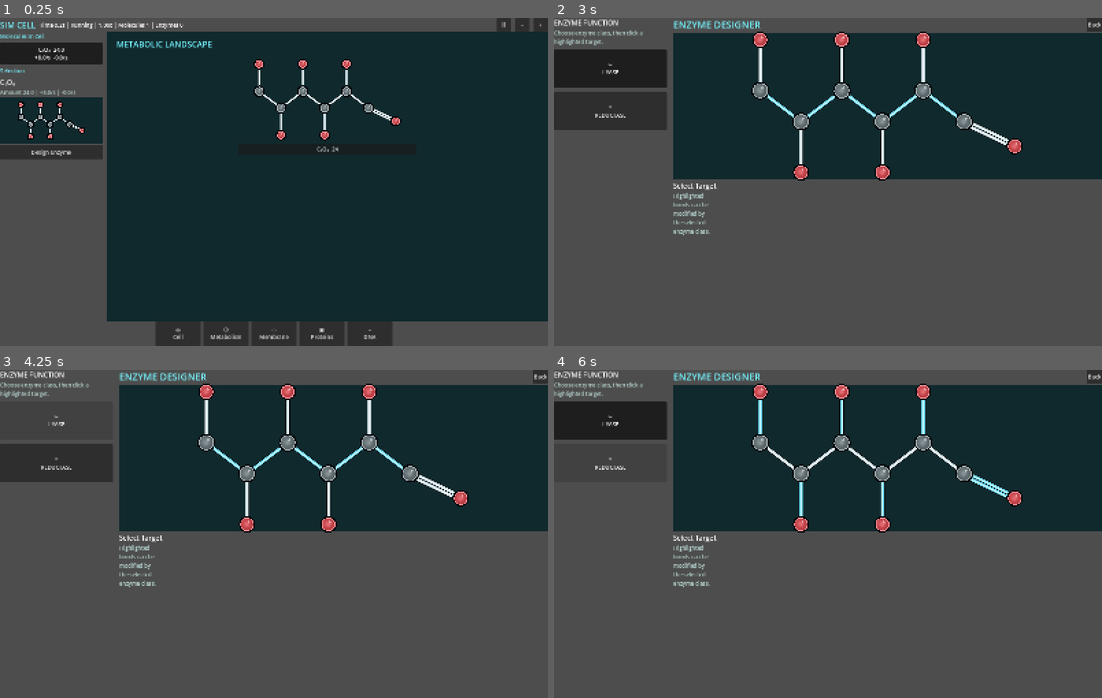
Above: before the commit, frames 1-4 (two rows, left to right).
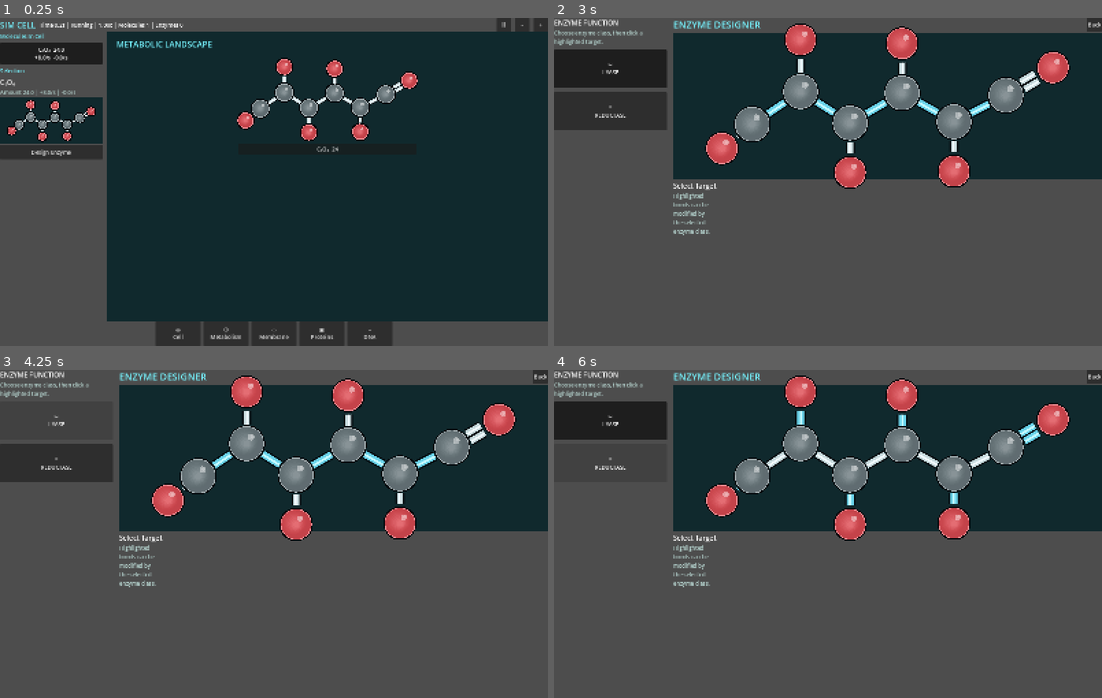
Above: after the commit, the same moments.

Repository: EliasEnglund/SimCell
Game: Godot game, scene res://scenes/main.tscn
The game is run twice, just before and just after one commit, with the same random seed, the same clock (stepped at 60 frames per second) and the same inputs.
Inputs:
- Up to frame 1 (0.25 s): no input
- Up to frame 2 (3 s): click "Ⅱ" at 0.5 s; click "-" at 1.25 s; click "+" at 2 s; click "C₆O₆ 28.0 +8.0/s -0.0/s" at 2.75 s
- Up to frame 3 (4.25 s): click "✂ LYASE" at 3.5 s
- Up to frame 4 (6 s): click "= REDUCTASE" at 4.25 s; click "✂ LYASE" at 5 s; click "= REDUCTASE" at 5.75 s

The runs differ from the first frame. In frame 1, 3.8% of the frame differs, in the area x 1-77%, y 12-38%; in frame 2, 9.5%; in frame 3, 9.5%; in frame 4, 9.6%, in the area x 27-95%, y 1-53%.

Commit message:
Tune molecule proportions to reference style

Diff:
--- a/scripts/core/molecule_graph.gd
+++ b/scripts/core/molecule_graph.gd
@@ -7,19 +7,30 @@
 static func initial_glucose_like() -> Dictionary:
 	var atoms: Array[Dictionary] = []
 	var bonds: Array[Dictionary] = []
+	var carbon_positions := [
+		Vector2(-230.0, 28.0),
+		Vector2(-150.0, -26.0),
+		Vector2(-68.0, 26.0),
+		Vector2(18.0, -24.0),
+		Vector2(104.0, 24.0),
+		Vector2(190.0, -20.0)
+	]
+	var oxygen_offsets := [
+		Vector2(-50.0, 40.0),
+		Vector2(0.0, -86.0),
+		Vector2(0.0, 82.0),
+		Vector2(0.0, -82.0),
+		Vector2(0.0, 82.0),
+		Vector2(78.0, -46.0)
+	]
 	for i in 6:
-		var x := (i - 2.5) * 152.0
-		var y := -58.0 if i % 2 == 0 else 58.0
 		atoms.append({
 			"element": CARBON,
-			"pos": Vector2(x, y)
-		})
-		var oxygen_pos := Vector2(x, y - 190.0) if i % 2 == 0 else Vector2(x, y + 190.0)
-		if i == 5:
-			oxygen_pos = Vector2(x + 190.0, y + 92.0)
+			"pos": carbon_positions[i]
+		})
 		atoms.append({
 			"element": OXYGEN,
-			"pos": oxygen_pos
+			"pos": carbon_positions[i] + oxygen_offsets[i]
 		})
 	for i in 5:
 		bonds.append({"a": i * 2, "b": (i + 1) * 2, "order": 1})
--- a/scripts/ui/molecule_canvas.gd
+++ b/scripts/ui/molecule_canvas.gd
@@ -48,8 +48,8 @@
 	for atom in atoms:
 		var pos: Vector2 = transform * atom.get("pos", Vector2.ZERO)
 		var element: String = atom.get("element", "C")
-		var radius := (26.0 if element == "C" else 23.0) * zoom
-		var base := Color("728186") if element == "C" else Color("e85058")
+		var radius := _atom_radius(element) * zoom
+		var base := _atom_color(element)
 		_draw_atom(pos, radius, base)
 
 func _draw_bond(a: Vector2, b: Vector2, order: int, highlight: bool, selected: bool, zoom: float) -> void:
@@ -79,9 +79,9 @@
 		draw_line(start + normal * 0.7 * zoom, end + normal * 0.7 * zoom, inner, maxf(1.0, width * 0.32), true)
 
 func _draw_atom(pos: Vector2, radius: float, base: Color) -> void:
-	draw_circle(pos, radius + 6.0, Color("02070b"))
-	draw_circle(pos, radius + 2.0, base.lightened(0.34))
-	draw_circle(pos, radius - 1.0, base.darkened(0.20))
+	draw_circle(pos, radius + 5.0, Color("02070b"))
+	draw_circle(pos, radius + 1.5, base.lightened(0.35))
+	draw_circle(pos, radius - 1.0, base.darkened(0.16))
 	var steps := 8
 	for i in steps:
 		var t := float(i) / float(steps - 1)
@@ -91,6 +91,22 @@
 		draw_circle(pos + offset, r, Color(shade.r, shade.g, shade.b, 0.28))
 	draw_circle(pos + Vector2(radius * 0.26, -radius * 0.39), radius * 0.20, Color(1, 1, 1, 0.42))
 	draw_circle(pos + Vector2(radius * 0.31, -radius * 0.43), radius * 0.10, Color(1, 1, 1, 0.22))
+
+func _atom_radius(element: String) -> float:
+	if element == "C":
+		return 28.0
+	return 25.0
+
+func _atom_color(element: String) -> Color:
+	if element == "O":
+		return Color("e95058")
+	if element == "P":
+		return Color("a34ed0")
+	if element == "N":
+		return Color("4a90df")
+	if element == "S":
+		return Color("ffe064")
+	return Color("728186")
 
 func _nearest_valid_bond(point: Vector2) -> int:
 	var atoms: Array = molecule.get("atoms", [])
